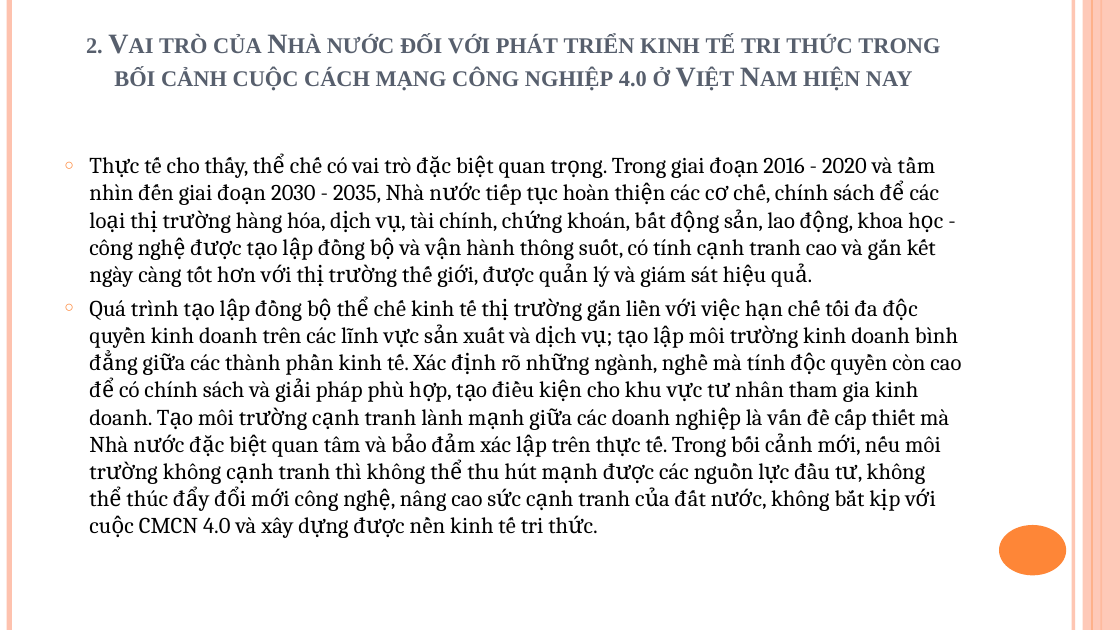
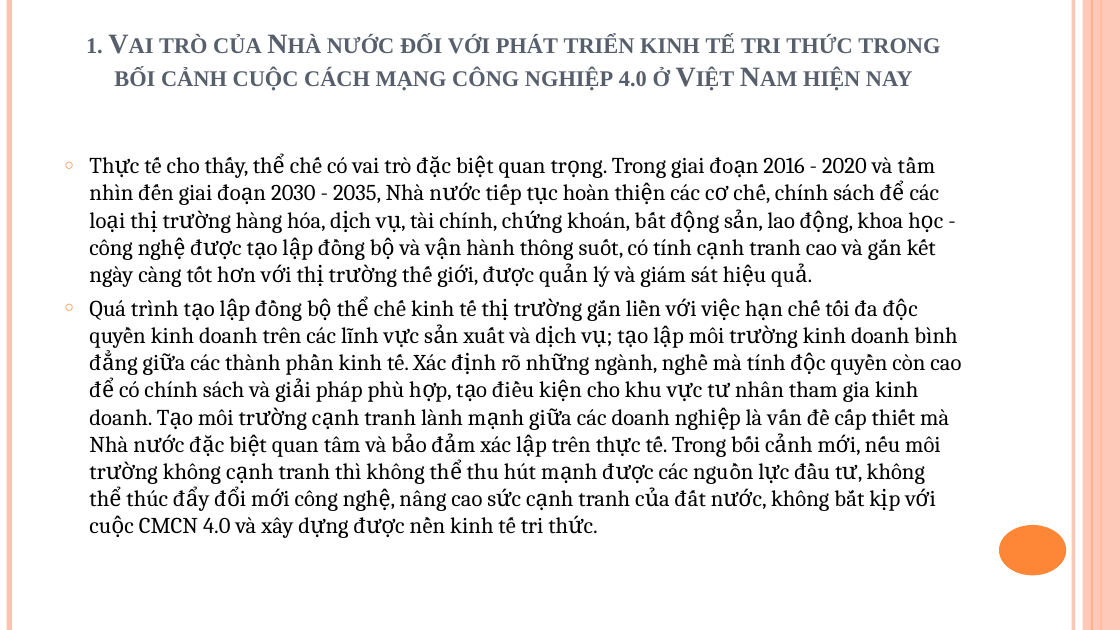
Before and after one commit to khoahocmaytinh/Cong-Nghiep-4.0, a slide deck: slide 73 of present.pptx (slide 74 before the commit). Drawn at 1120x630 pixels with LibreOffice and Linux fonts; fonts in the diff are those of the drawing. Boxes give left, top, right and bottom in pixels: in the first picture for what was removed or moved away, otherwise in the second. Text is boxed around its words. In the diff, an @@ line names an element or a change of style, - is before the commit and + after.

```diff
--- a/present.pptx
+++ b/present.pptx
@@ title at [86,35,940,91]: text changed @@
-2. Vai trò của Nhà nước đối với phát triển kinh tế tri thức trong bối cảnh cuộc cách mạng công nghiệp 4.0 ở Việt Nam hiện nay
+1. Vai trò của Nhà nước đối với phát triển kinh tế tri thức trong bối cảnh cuộc cách mạng công nghiệp 4.0 ở Việt Nam hiện nay
```
Also in this commit, not shown: 1 other slide changed.
